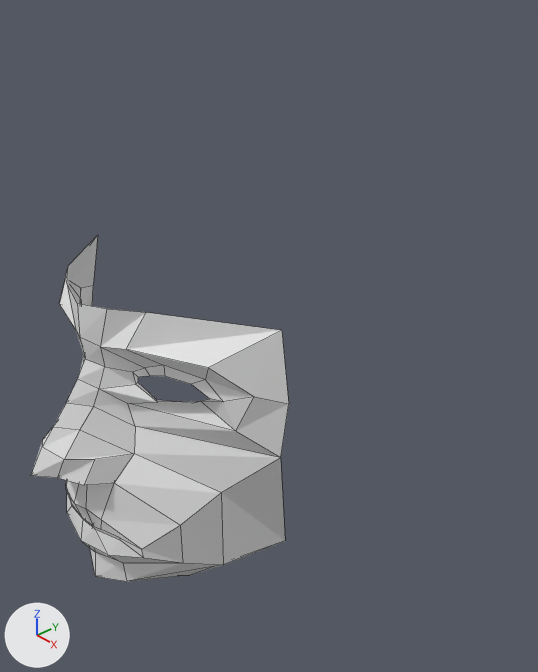
What one commit did to the Blender file justin3.blend.
Both versions are drawn from a 50 mm camera at (9.16, -7.94, 7.36) aimed at (-0.19, 0.6, 0.24). Arrows for +X, +Y and +Z are at lower left; the lights stay in place. Mesh edges are drawn as thin lines.
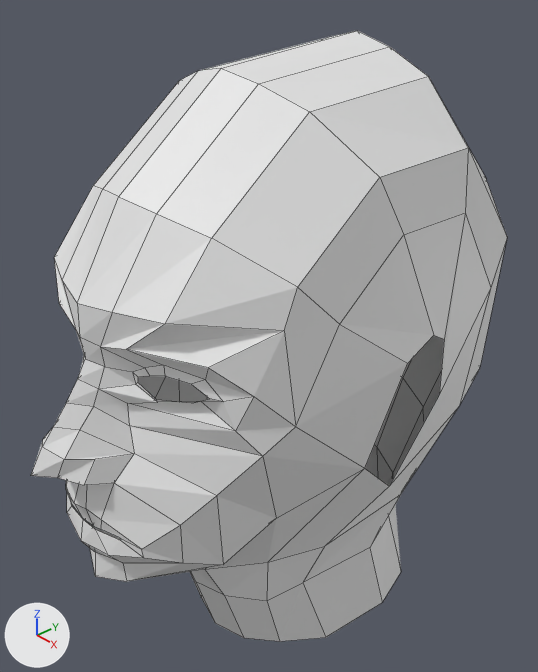
Changed parts and their boxes (x1, y1, x2, y2) in the pictures (538 x 672 px):
```json
{"object": "Plane", "change": "reshaped", "before": [31, 235, 289, 582], "after": [31, 31, 507, 641], "on screen": "84% wider, 76% taller"}
{"part": 1, "of": "me_plane", "change": "built on", "before": [59, 235, 289, 579], "after": [54, 31, 507, 641]}
```

Scene script edits in JSON lines:
```json
{"block": "me_plane", "where": "# used by ob_plane; location = (0.0, -3.36, 1.2); rotation_euler = (-1.571, 0.0, -3.142), in degrees (-90, 0, -180)"}
{"op": "remove", "block": "me_plane", "code": "me_plane.from_pydata(...)  # 77 vertices, 59 faces; spans x -2.73..0.0, y -1.29..4.83, z -2.35..1.22"}
{"op": "add", "block": "me_plane", "code": "me_plane.from_pydata(...)  # 133 vertices, 108 faces; spans x -2.99..0.0, y -4.45..7.54, z -8.58..1.22"}
{"block": "me_plane", "change": "me_plane part 1"}
{"block": "me_plane", "change": "11 vertices move from x -2.73..0.0, y -1.29..4.83, z -2.35..0.0 to x -2.72..0.0, y -1.29..5.09, z -2.13..0.01"}
{"block": "me_plane", "change": "56 vertices are added at x -2.99..0.0, y -4.45..7.54, z -8.58..-0.84"}
{"block": "me_plane", "change": "49 new faces join them"}
```
